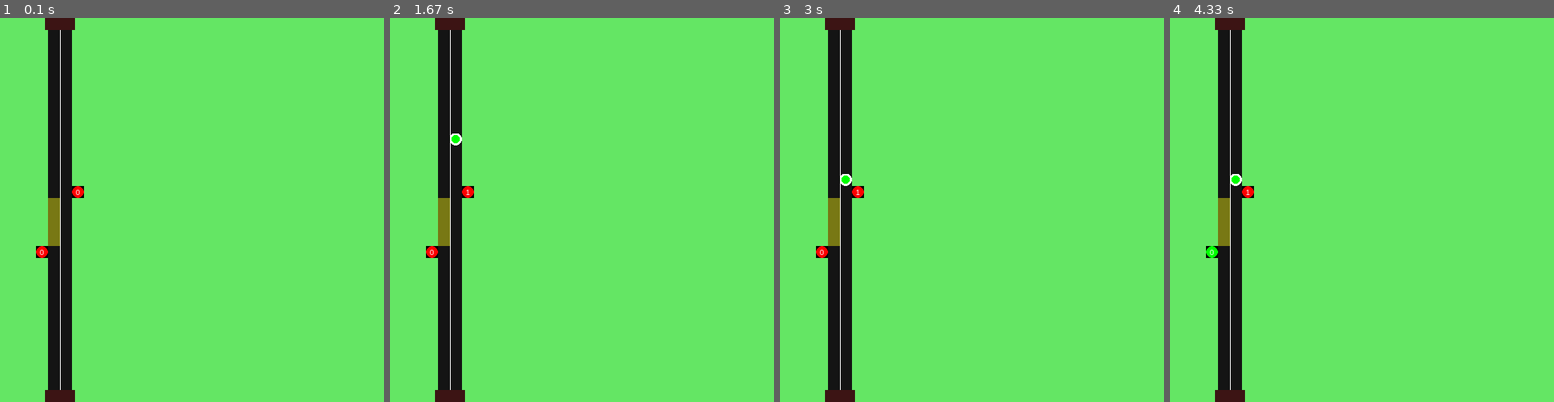
Above: before the commit, frames 1-4 (left to right).
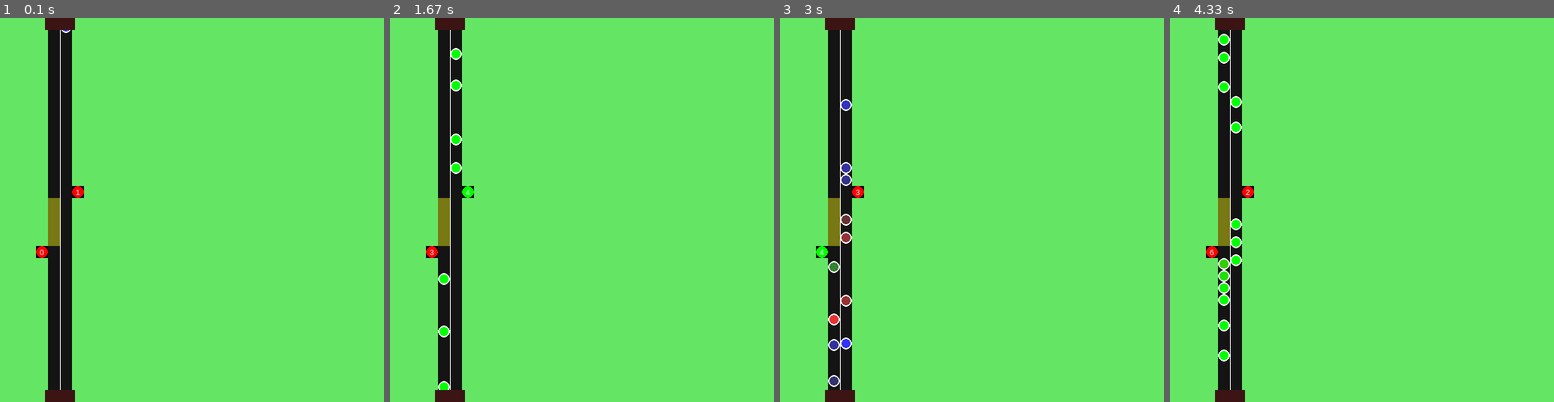
Above: after the commit, the same moments.

Repository: mitgobla/Traffic-Improvement
Game: pygame game, started from PyGame Demonstration/pygame_demonstration.py
Two runs of this game, one before a commit and one after it. Both use one fixed random seed, a clock stepped at 60 frames per second and the inputs below.
Inputs:
- Up to frame 1 (0.1 s): no input
- Up to frame 2 (1.67 s): tap Space at 0.33 s
- Up to frame 3 (3 s): tap Space at 1.73, 2.03, 2.23, 2.53, 2.8 s
- Up to frame 4 (4.33 s): tap Space at 3.57, 3.97, 4.27 s

The runs differ from the first frame. In frame 1, less than 0.1% of the frame differs, in the area x 16-21%, y 3-47%; in frame 2, 0.5%; in frame 3, 0.8%; in frame 4, 1.2%, in the area x 9-21%, y 4-90%.

Commit message:
Added vehicle waiting colour view

Diff:
--- a/PyGame Demonstration/pygame_demonstration.py
+++ b/PyGame Demonstration/pygame_demonstration.py
@@ -16,6 +16,10 @@
 class Environment:
 
     def __init__(self):
+
+        self.viewmodes = itertools.cycle(["colours", "waiting"])
+        self.current_viewmode = next(self.viewmodes)
+
         self.vehicles = {
             "northbound": [],
             "southbound": []
@@ -80,7 +84,7 @@
 
     def update(self):
         self.frame += 1
-        if self.frame == 256:
+        if self.frame == 32:
             self.current_colour = next(self.colours)
             # self.image.fill(self.current_colour, rect=self.rect)
             self.frame = 0
@@ -107,7 +111,7 @@
         self.frame = 0
 
         self.image = pygame.Surface((16, 16))
-        # self.colour = random.choice([(50, 50,  random.uniform(100, 255)), (50, random.uniform(100, 255), 50), (random.uniform(100, 255), 50, 50)])
+        self.car_colour = random.choice([(50, 50,  random.uniform(100, 255)), (50, random.uniform(100, 255), 50), (random.uniform(100, 255), 50, 50)])
         self.colour = (0, 255, 0)
         self.image.fill((0, 0, 0))
         self.image.set_colorkey((0, 0, 0))
@@ -115,6 +119,11 @@
         self.dirty = 1
         self.direction = direction
         self.stopped = False
+
+        if self.env.current_viewmode == "waiting":
+            self.colour = (0, 255, 0)
+        elif self.env.current_viewmode == "colours":
+            self.colour = self.car_colour
 
         if self.direction == "northbound":
             # self.rect = pygame.draw.rect(self.image, self.colour, [64, 512, 16, 16])
@@ -130,7 +139,9 @@
                 self.image, self.colour, [0, 0, 16, 16])
             if len(self.env.vehicles[self.direction]) <= 14:
                 self.rect = self.rect.move(80, 0)
-        pygame.draw.ellipse(self.image, (255, 255, 255), [-1, -1, 17, 17], 3)
+        pygame.draw.ellipse(self.image, (255, 255, 255), [0, 0, 16, 16], 2)
+
+        self.x, self.y = self.rect.x, self.rect.y
             # else:
             #     # self.rect = self.rect.move(80, (-2 - 16*(len(self.env.vehicles[self.direction])-12)))
             #     del self.env.vehicles[self.direction][-1]
@@ -141,16 +152,22 @@
         return dict(rect=self.rect, name=self.name, direction=self.direction)
 
     def update(self):
-        if self.stopped and self.frame < 255:
-            self.frame += 1
+        self.x, self.y = self.rect.x, self.rect.y
+        if self.env.current_viewmode == "waiting":
+            if self.stopped and self.frame < 253:
+                self.frame += 2
+            elif not self.stopped and self.frame > 1:
+                self.frame -= 2
+
+            # if self.frame > 255:
+            #     self.frame = 255
             self.colour = (self.frame, 255-self.frame, 0)
-            # self.image.fill(self.colour, self.rect)
-            self.rect = pygame.draw.ellipse(self.image, self.colour, self.rect)
-        elif not self.stopped and self.frame > 0:
-            self.frame -= 1
-            self.colour = (self.frame, 255-self.frame, 0)
-            # self.image.fill(self.colour, self.rect)
-            self.rect = pygame.draw.ellipse(self.image, self.colour, self.rect)
+        elif self.env.current_viewmode == "colours":
+            self.colour = self.car_colour
+        # self.image.fill(self.colour, self.rect)
+        self.rect = pygame.draw.ellipse(self.image, self.colour, [0, 0, 16, 16])
+        self.rect = self.rect.move(self.x, self.y)
+        pygame.draw.ellipse(self.image, (255, 255, 255), [0, 0, 16, 16], 2)
         self.move()
         if (self.rect.y < -16 and self.direction == "northbound") or (self.rect.y > 576 and self.direction == "southbound"):
             self.group.remove(self)
@@ -260,16 +277,18 @@
                 elif event.type == pygame.KEYDOWN:
                     if event.key == pygame.K_q:
                         self.running = False
+                    elif event.key == pygame.K_SPACE:
+                        self.env.current_viewmode = next(self.env.viewmodes)
 
             if random.choice(["northbound", "southbound"]) == "northbound":
-                if random.random() < 0.0150 and can_spawn_northbound == 0:
+                if random.random() < 0.120 and can_spawn_northbound == 0:
                     vehicle = Vehicle(self.env, self.vehicle_group,
                                       self.secure_random.random(), "northbound")
                     self.vehicle_group.add(vehicle)
                     self.env.add_vehicle(vehicle, "northbound")
                     can_spawn_northbound = 16
             else:
-                if random.random() < 0.0150 and can_spawn_southbound == 0 and len(self.env.vehicles["southbound"]) <= 13:
+                if random.random() < 0.120 and can_spawn_southbound == 0 and len(self.env.vehicles["southbound"]) <= 13:
                     vehicle = Vehicle(self.env, self.vehicle_group,
                                       self.secure_random.random(), "southbound")
                     self.vehicle_group.add(vehicle)
